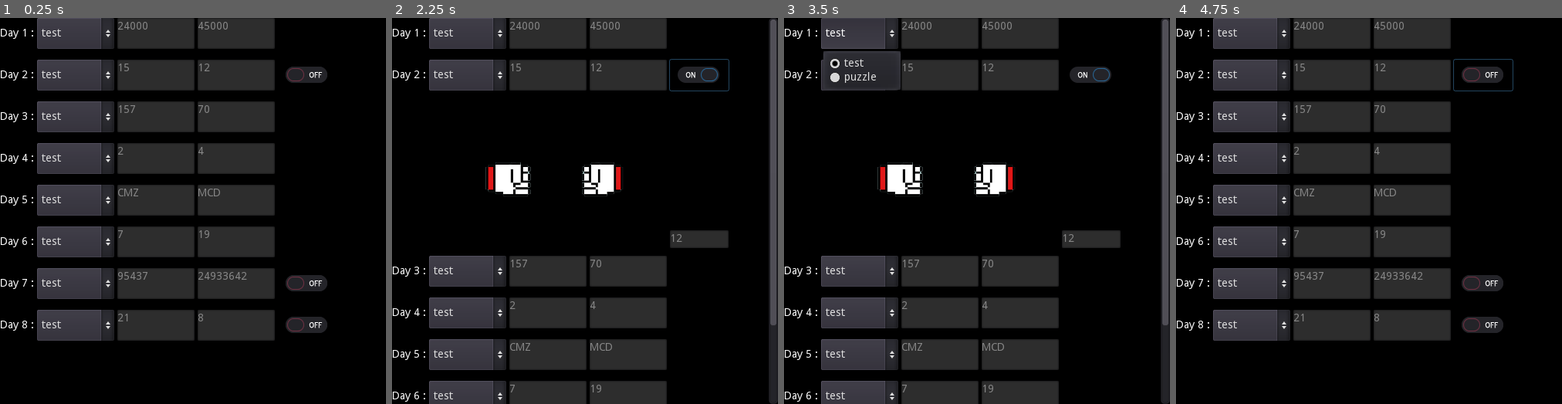
Above: before the commit, frames 1-4 (left to right).
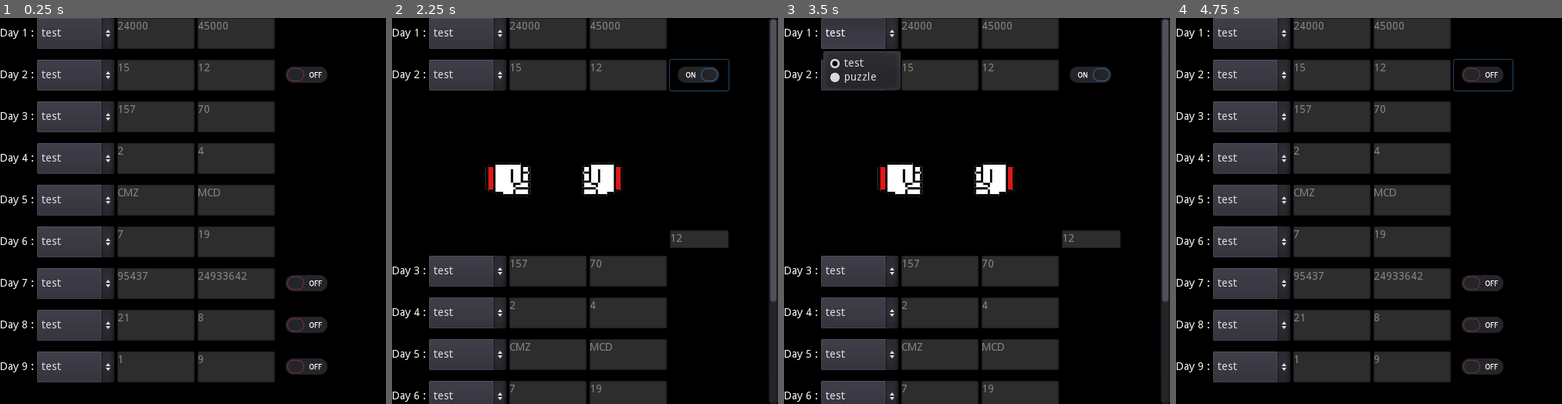
Above: after the commit, the same moments.

Repository: MelanieGEFFRE/AdventOfCode2022
Game: Godot game, scene res://Main.tscn
Two runs of this game, one before a commit and one after it. Both use one fixed random seed, a clock stepped at 60 frames per second and the inputs below.
Inputs (mouse positions are in pixels of both pictures, inside the frame that each line leads up to):
- Up to frame 1 (0.25 s): no input
- Up to frame 2 (2.25 s): click "test" at 0.5 s; click (700, 75) at 1.27 s; click (700, 75) at 2.02 s
- Up to frame 3 (3.5 s): click "test" at 2.75 s
- Up to frame 4 (4.75 s): click "test" at 3.5 s; click (1484, 75) at 4.25 s

The runs differ from the first frame. In frame 1, 5.3% of the frame differs, in the area x 0-85%, y 86-95%; in frame 2, 0.1%; in frame 3, 0.1%; in frame 4, 5.3%.

Commit message:
day9

Diff:
--- a/project/Main.tscn
+++ b/project/Main.tscn
@@ -8,6 +8,7 @@
 [ext_resource path="res://day6/day6.tscn" type="PackedScene" id=6]
 [ext_resource path="res://day7/day7.tscn" type="PackedScene" id=7]
 [ext_resource path="res://day8/day8.tscn" type="PackedScene" id=8]
+[ext_resource path="res://day9/day9.tscn" type="PackedScene" id=9]
 
 [node name="Node" type="Node"]
 
@@ -22,7 +23,7 @@
 
 [node name="VBoxContainer" type="VBoxContainer" parent="ScrollContainer"]
 margin_right = 50.0
-margin_bottom = 428.0
+margin_bottom = 482.0
 
 [node name="day1" parent="ScrollContainer/VBoxContainer" instance=ExtResource( 1 )]
 anchor_right = 0.0
@@ -78,3 +79,10 @@
 margin_top = 378.0
 margin_right = 50.0
 margin_bottom = 428.0
+
+[node name="day9" parent="ScrollContainer/VBoxContainer" instance=ExtResource( 9 )]
+anchor_right = 0.0
+anchor_bottom = 0.0
+margin_top = 432.0
+margin_right = 50.0
+margin_bottom = 482.0
--- a/project/day8/day8.gd
+++ b/project/day8/day8.gd
@@ -108,8 +108,6 @@
 			_get_direction_scenic_score(value, topTrees) * \
 			_get_direction_scenic_score(value, bottomTrees)
 
-			print(treeCoordX, " ", treeCoordY, " ", _get_direction_scenic_score(value, rightTrees), " ",_get_direction_scenic_score(value, leftTrees), " ", \
-			_get_direction_scenic_score(value, topTrees), " ", _get_direction_scenic_score(value, bottomTrees))
 			if highestScenicScore == -1 || totalScenicScore > highestScenicScore:
 				highestScenicScore = totalScenicScore
 		treeCoordY += 1
--- /dev/null
+++ b/project/day9/day9.gd
@@ -0,0 +1,121 @@
+extends Control
+
+onready var optionMenu = $VBoxContainer/HBoxContainer/OptionButton
+
+var play_animation = false
+
+
+onready var head = get_node("VBoxContainer/ReferenceRect/TileMap/Perso")
+onready var tail = get_node("VBoxContainer/ReferenceRect/TileMap/Perso2")
+
+# Called when the node enters the scene tree for the first time.
+func _ready():
+	$VBoxContainer/HBoxContainer/playAnimation.pressed = play_animation
+	$VBoxContainer/ReferenceRect.visible = play_animation
+	self.rect_min_size = Vector2(0, 50)
+	$VBoxContainer/HBoxContainer/playAnimation.connect("toggled", self, "_show_player")
+
+	optionMenu.add_item("test", 0)
+	optionMenu.add_item("puzzle", 1)
+	optionMenu.add_item("test2", 2)
+
+	optionMenu.connect("item_selected", self, "_process_with_input")
+
+	_process_with_input(0)
+
+	head.position = $VBoxContainer/ReferenceRect/TileMap.map_to_world(Vector2(1,1))+Vector2(16,16)
+	tail.position = $VBoxContainer/ReferenceRect/TileMap.map_to_world(Vector2(1,1))+Vector2(16,16)
+
+func _process_with_input(index):
+	var input_file = File.new()
+	input_file.open("res://input/9/"+optionMenu.get_item_text(index)+".txt", File.READ)
+
+	var tailVectorList = []
+
+	var position = Vector2(0,0)
+	var previousPosition = position
+	var tailPosition = position
+	tailVectorList.append(tailPosition)
+
+#	for line in input_file.get_as_text().split("\n"):
+#		var direction = line.split(" ")[0]
+#		var nbCase = int(line.split(" ")[1])
+#		for i in range(0, nbCase):
+#			if !_nextTo(tailPosition, position):
+#				tailPosition = previousPosition
+#				tail.position = $VBoxContainer/ReferenceRect/TileMap.map_to_world(tailPosition-position)+Vector2(16,16)
+#				if !tailVectorList.has(tailPosition):
+#					tailVectorList.append(tailPosition)
+#			previousPosition = position
+#			if direction == "R":
+#				position = Vector2(position.x+1, position.y)
+#			elif direction == "U":
+#				position = Vector2(position.x, position.y-1)
+#			elif direction == "L":
+#				position = Vector2(position.x-1, position.y)
+#			elif direction == "D":
+#				position = Vector2(position.x, position.y+1)
+#
+#		if (play_animation) :
+#			yield(get_tree().create_timer(0.2),"timeout")
+#
+#	if !_nextTo(tailPosition, position):
+#		tailPosition = previousPosition
+#		if !tailVectorList.has(tailPosition):
+#			tailVectorList.append(tailPosition)
+
+	tail.position = $VBoxContainer/ReferenceRect/TileMap.map_to_world(tailPosition-position)+Vector2(16,16)
+
+	##part 2
+	var tailVectorListPart2 = []
+
+	var positions = [Vector2(0,0), Vector2(0,0), Vector2(0,0), Vector2(0,0), Vector2(0,0), Vector2(0,0), Vector2(0,0), Vector2(0,0), Vector2(0,0), Vector2(0,0)]
+	var previous_positions = [Vector2(0,0), Vector2(0,0), Vector2(0,0), Vector2(0,0), Vector2(0,0), Vector2(0,0), Vector2(0,0), Vector2(0,0), Vector2(0,0), Vector2(0,0)]
+	var tail_position = positions[9]
+	tailVectorListPart2.append(tail_position)
+
+	for line in input_file.get_as_text().split("\n"):
+		var direction = line.split(" ")[0]
+		var nbCase = int(line.split(" ")[1])
+		for i in range(0, nbCase):
+			for j in range(0, 9):
+				previous_positions[j] = positions[j]
+				positions[j+1] = _move_tail_if_needed(positions[j], positions[j+1], previous_positions[j], j == 8, tailVectorListPart2)
+			if direction == "R":
+				positions[0] = Vector2(positions[0].x+1, positions[0].y)
+			elif direction == "U":
+				positions[0] = Vector2(positions[0].x, positions[0].y-1)
+			elif direction == "L":
+				positions[0] = Vector2(positions[0].x-1, positions[0].y)
+			elif direction == "D":
+				positions[0] = Vector2(positions[0].x, positions[0].y+1)
+
+		if (play_animation) :
+			yield(get_tree().create_timer(0.2),"timeout")
+
+	for j in range(0, 9):
+		positions[j] = _move_tail_if_needed(positions[j], positions[j+1], previous_positions[j], j+1 == 9, tailVectorListPart2)
+
+	$VBoxContainer/HBoxContainer/puzzle_1.text = str(tailVectorList.size())
+	$VBoxContainer/HBoxContainer/puzzle_2.text = str(tailVectorListPart2.size())
+
+func _nextTo(position: Vector2, positionToCompare: Vector2):
+	return position.x >= positionToCompare.x-1 && position.x <= positionToCompare.x+1 && \
+	position.y >= positionToCompare.y-1 && position.y <= positionToCompare.y+1
+
+func _move_tail_if_needed(head_position: Vector2, tail_position: Vector2, previous_head_position: Vector2, save_position: bool, tailVectorList):
+	if !_nextTo(tail_position, head_position):
+		tail_position = previous_head_position
+		tail.position = $VBoxContainer/ReferenceRect/TileMap.map_to_world(tail_position-head_position)+Vector2(16,16)
+		if !tailVectorList.has(tail_position) && save_position:
+			tailVectorList.append(tail_position)
+	previous_head_position = head_position
+	return tail_position
+
+func _show_player(checked):
+	$VBoxContainer/ReferenceRect.visible = checked
+	play_animation = checked
+	if checked:
+		self.rect_min_size = Vector2(0, 250)
+	else:
+		self.rect_min_size = Vector2(0, 50)
--- /dev/null
+++ b/project/day9/day9.tscn
@@ -0,0 +1,93 @@
+[gd_scene load_steps=5 format=2]
+
+[ext_resource path="res://day9/day9.gd" type="Script" id=1]
+[ext_resource path="res://day9/assets/tiles_dungeon_v1.1.png" type="Texture" id=2]
+[ext_resource path="res://day9/perso.tscn" type="PackedScene" id=3]
+
+[sub_resource type="TileSet" id=1]
+0/name = "tiles_dungeon_v1.1.png 0"
+0/texture = ExtResource( 2 )
+0/tex_offset = Vector2( 0, 0 )
+0/modulate = Color( 1, 1, 1, 1 )
+0/region = Rect2( 64, 64, 128, 32 )
+0/tile_mode = 2
+0/autotile/icon_coordinate = Vector2( 0, 0 )
+0/autotile/tile_size = Vector2( 32, 32 )
+0/autotile/spacing = 0
+0/autotile/occluder_map = [  ]
+0/autotile/navpoly_map = [  ]
+0/autotile/priority_map = [  ]
+0/autotile/z_index_map = [  ]
+0/occluder_offset = Vector2( 0, 0 )
+0/navigation_offset = Vector2( 0, 0 )
+0/shape_offset = Vector2( 0, 0 )
+0/shape_transform = Transform2D( 1, 0, 0, 1, 0, 0 )
+0/shape_one_way = false
+0/shape_one_way_margin = 0.0
+0/shapes = [  ]
+0/z_index = 0
+
+[node name="Control" type="Control"]
+anchor_right = 1.0
+anchor_bottom = 1.0
+rect_min_size = Vector2( 0, 50 )
+script = ExtResource( 1 )
+
+[node name="VBoxContainer" type="VBoxContainer" parent="."]
+margin_right = 40.0
+margin_bottom = 40.0
+
+[node name="HBoxContainer" type="HBoxContainer" parent="VBoxContainer"]
+margin_right = 436.0
+margin_bottom = 40.0
+rect_min_size = Vector2( 0, 30 )
+
+[node name="Label" type="Label" parent="VBoxContainer/HBoxContainer"]
+margin_top = 13.0
+margin_right = 44.0
+margin_bottom = 27.0
+text = "Day 9 :"
+
+[node name="OptionButton" type="OptionButton" parent="VBoxContainer/HBoxContainer"]
+margin_left = 48.0
+margin_right = 148.0
+margin_bottom = 40.0
+rect_min_size = Vector2( 100, 0 )
+
+[node name="puzzle_1" type="TextEdit" parent="VBoxContainer/HBoxContainer"]
+margin_left = 152.0
+margin_right = 252.0
+margin_bottom = 40.0
+rect_min_size = Vector2( 100, 0 )
+text = "Test"
+readonly = true
+
+[node name="puzzle_2" type="TextEdit" parent="VBoxContainer/HBoxContainer"]
+margin_left = 256.0
+margin_right = 356.0
+margin_bottom = 40.0
+rect_min_size = Vector2( 100, 0 )
+text = "Test"
+readonly = true
+
+[node name="playAnimation" type="CheckButton" parent="VBoxContainer/HBoxContainer"]
+margin_left = 360.0
+margin_right = 436.0
+margin_bottom = 40.0
+
+[node name="ReferenceRect" type="ReferenceRect" parent="VBoxContainer"]
+margin_top = 44.0
+margin_right = 436.0
+margin_bottom = 244.0
+rect_min_size = Vector2( 0, 200 )
+
+[node name="TileMap" type="TileMap" parent="VBoxContainer/ReferenceRect"]
+scale = Vector2( 1.5, 1.5 )
+tile_set = SubResource( 1 )
+cell_size = Vector2( 8, 8 )
+format = 1
+tile_data = PoolIntArray( 0, 0, 0, 1, 0, 3, 2, 0, 1, 6, 0, 0, 7, 0, 0, 65536, 0, 3, 65537, 0, 0, 65538, 0, 3, 65542, 0, 0, 131072, 0, 1, 131073, 0, 1, 131074, 0, 0, 131078, 0, 0, 196614, 0, 0, 196615, 0, 0, 262150, 0, 0, 262151, 0, 0, 327686, 0, 0, 393216, 0, 0, 393217, 0, 0, 393218, 0, 0, 393219, 0, 0, 393220, 0, 0, 393221, 0, 0, 393222, 0, 0, 393223, 0, 0, 458752, 0, 0, 458753, 0, 0, 458754, 0, 0, 458755, 0, 0, 458756, 0, 0, 458757, 0, 0, 458758, 0, 0, 458759, 0, 0 )
+
+[node name="Perso" parent="VBoxContainer/ReferenceRect/TileMap" instance=ExtResource( 3 )]
+
+[node name="Perso2" parent="VBoxContainer/ReferenceRect/TileMap" instance=ExtResource( 3 )]
--- /dev/null
+++ b/project/day9/perso.tscn
@@ -0,0 +1,7 @@
+[gd_scene load_steps=2 format=2]
+
+[ext_resource path="res://day9/assets/perso.png" type="Texture" id=1]
+
+[node name="Perso" type="Sprite"]
+scale = Vector2( 0.002, 0.002 )
+texture = ExtResource( 1 )
Not shown: 1 places in project/Main.tscn that only renumber resources
Binary file added: project/day9/assets/perso.png
Not shown, added: project/day9/assets/perso.png.import
Binary file added: project/day9/assets/tiles_dungeon_v1.1.png
Not shown, added: project/day9/assets/tiles_dungeon_v1.1.png.import
Not shown, added: project/input/9/puzzle.txt
Not shown, added: project/input/9/test.txt
Not shown, added: project/input/9/test2.txt
